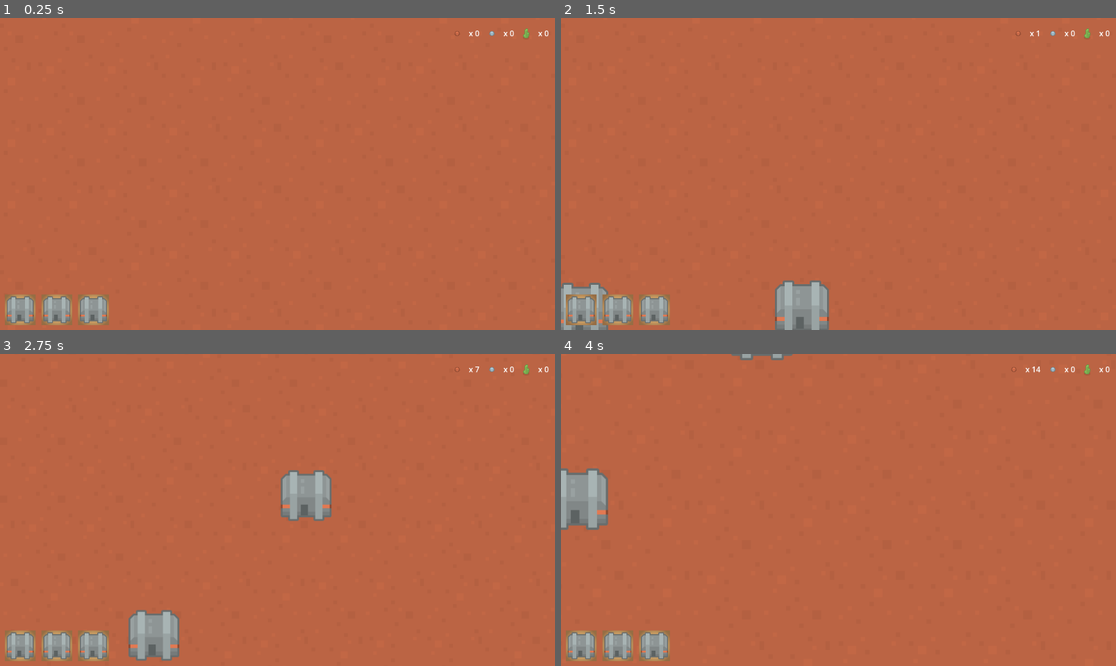
Above: before the commit, frames 1-4 (two rows, left to right).
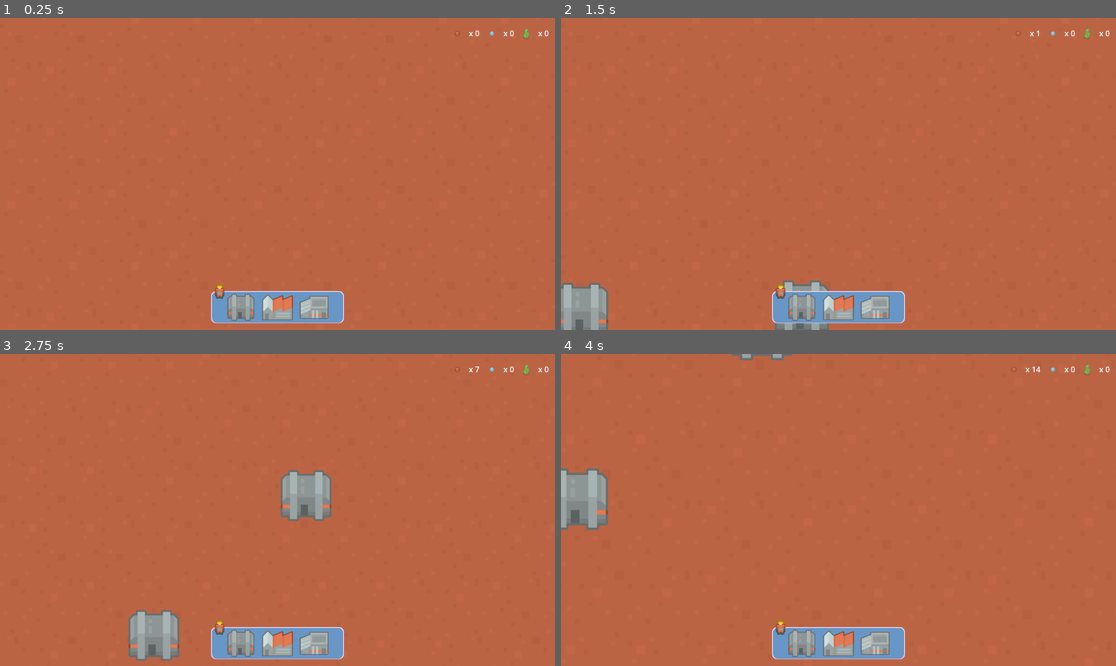
Above: after the commit, the same moments.

Repository: AlekseiRamirov/BuilderDefender2D
Game: Godot game, scene res://BuilderDefender2D/Scenes/main_scene.tscn
Same seed, same stepped clock (60 frames per second), same inputs: the game is played once before the commit and once after it.
Inputs (mouse positions are in pixels of both pictures, inside the frame that each line leads up to):
- Up to frame 1 (0.25 s): no input
- Up to frame 2 (1.5 s): click (583, 311) at 0.52 s; click (799, 308) at 1.27 s
- Up to frame 3 (2.75 s): tap Enter (ui_accept) at 2, 2.27 s; move the mouse to (399, 494) at 2.02 s; hold D (Right) from 2.03 s (still down); tap Mouse wheel down (Wheel Down) at 2.1 s; click (399, 494) at 2.17 s
- Up to frame 4 (4 s): move the mouse to (727, 525) at 2.77 s; release D (Right) at 2.78 s; hold S (Down) 2.78-3.53 s; tap Mouse wheel up (Wheel Up) at 2.85 s; tap Enter (ui_accept) at 3.02 s; move the mouse to (894, 441) at 3.52 s; hold D (Right) from 3.53 s (still down); tap 1 at 3.6 s

The runs differ from the first frame. In frame 1, 4.1% of the frame differs, in the area x 0-62%, y 85-99%; in frame 2, 3.7%; in frame 3, 4.1%; in frame 4, 4.1%.

Commit message:
Added buttons buildings on ui

Diff:
--- a/BuilderDefender2D/Resources/BuildingTypesData/GoldHarvesterBuilding.tres
+++ b/BuilderDefender2D/Resources/BuildingTypesData/GoldHarvesterBuilding.tres
@@ -1,9 +1,10 @@
-[gd_resource type="Resource" script_class="BuildingType" load_steps=6 format=3 uid="uid://erofl655k7m3"]
+[gd_resource type="Resource" script_class="BuildingType" load_steps=7 format=3 uid="uid://erofl655k7m3"]
 
 [ext_resource type="Resource" uid="uid://ctx4vgx7f0g51" path="res://BuilderDefender2D/Resources/ResourcesTypes/GoldData.tres" id="1_umsaf"]
 [ext_resource type="Script" path="res://BuilderDefender2D/Scripts/resources_generator_data.gd" id="2_fxbh6"]
 [ext_resource type="PackedScene" uid="uid://c5owovhtxu1aq" path="res://BuilderDefender2D/Scenes/gold_harvester.tscn" id="3_v37k6"]
 [ext_resource type="Script" path="res://BuilderDefender2D/Scripts/building_type.gd" id="4_hb6gs"]
+[ext_resource type="Texture2D" uid="uid://uq4xi4nstntm" path="res://RTS Sci-fi/PNG/Retina/Structure/scifiStructure_09.png" id="5_c482l"]
 
 [sub_resource type="Resource" id="Resource_iyi1u"]
 script = ExtResource("2_fxbh6")
@@ -18,3 +19,4 @@
 resourceGeneratorData = SubResource("Resource_iyi1u")
 countResources = 0.0
 description = "Genrator Gold Resource"
+sprite_building = ExtResource("5_c482l")
--- a/BuilderDefender2D/Resources/BuildingTypesData/StoneHarvesterBuilding.tres
+++ b/BuilderDefender2D/Resources/BuildingTypesData/StoneHarvesterBuilding.tres
@@ -1,9 +1,10 @@
-[gd_resource type="Resource" script_class="BuildingType" load_steps=6 format=3 uid="uid://c131r4fefk682"]
+[gd_resource type="Resource" script_class="BuildingType" load_steps=7 format=3 uid="uid://c131r4fefk682"]
 
 [ext_resource type="Resource" uid="uid://c6rgamgvydhe2" path="res://BuilderDefender2D/Resources/ResourcesTypes/StoneData.tres" id="1_pjkof"]
 [ext_resource type="Script" path="res://BuilderDefender2D/Scripts/resources_generator_data.gd" id="2_b3y3b"]
 [ext_resource type="PackedScene" uid="uid://cwdcmblr3vetm" path="res://BuilderDefender2D/Scenes/stone_harvester.tscn" id="3_6nexo"]
 [ext_resource type="Script" path="res://BuilderDefender2D/Scripts/building_type.gd" id="4_kk51b"]
+[ext_resource type="Texture2D" uid="uid://hm70tjbp13sp" path="res://RTS Sci-fi/PNG/Retina/Structure/scifiStructure_08.png" id="5_so4aq"]
 
 [sub_resource type="Resource" id="Resource_6bfsi"]
 script = ExtResource("2_b3y3b")
@@ -18,3 +19,4 @@
 resourceGeneratorData = SubResource("Resource_6bfsi")
 countResources = 0.0
 description = "Generator Stone Resource"
+sprite_building = ExtResource("5_so4aq")
--- a/BuilderDefender2D/Resources/BuildingTypesData/WoodHarvesterBuilding.tres
+++ b/BuilderDefender2D/Resources/BuildingTypesData/WoodHarvesterBuilding.tres
@@ -1,9 +1,10 @@
-[gd_resource type="Resource" script_class="BuildingType" load_steps=6 format=3 uid="uid://bwvgysvo72rog"]
+[gd_resource type="Resource" script_class="BuildingType" load_steps=7 format=3 uid="uid://bwvgysvo72rog"]
 
 [ext_resource type="Resource" uid="uid://cou0t48i1nbxj" path="res://BuilderDefender2D/Resources/ResourcesTypes/WoodData.tres" id="1_f2hts"]
 [ext_resource type="Script" path="res://BuilderDefender2D/Scripts/resources_generator_data.gd" id="2_d5qnv"]
 [ext_resource type="PackedScene" uid="uid://5chh21vu7orn" path="res://BuilderDefender2D/Scenes/wood_harvester.tscn" id="3_8o2fx"]
 [ext_resource type="Script" path="res://BuilderDefender2D/Scripts/building_type.gd" id="4_ol6pd"]
+[ext_resource type="Texture2D" uid="uid://htsnnkhieed6" path="res://RTS Sci-fi/PNG/Retina/Structure/scifiStructure_07.png" id="5_o45ej"]
 
 [sub_resource type="Resource" id="Resource_d2v2i"]
 script = ExtResource("2_d5qnv")
@@ -18,3 +19,4 @@
 resourceGeneratorData = SubResource("Resource_d2v2i")
 countResources = 0.0
 description = "Generator Wood Resource"
+sprite_building = ExtResource("5_o45ej")
--- a/BuilderDefender2D/Scenes/hud/ui_building_button.tscn
+++ b/BuilderDefender2D/Scenes/hud/ui_building_button.tscn
@@ -1,10 +1,12 @@
-[gd_scene load_steps=4 format=3 uid="uid://4uwad2uhyh7g"]
+[gd_scene load_steps=5 format=3 uid="uid://be4vng1sr4vxc"]
 
 [ext_resource type="Texture2D" uid="uid://htsnnkhieed6" path="res://RTS Sci-fi/PNG/Retina/Structure/scifiStructure_07.png" id="1_10k80"]
 
+[sub_resource type="StyleBoxEmpty" id="StyleBoxEmpty_m7ix7"]
+
 [sub_resource type="Gradient" id="Gradient_v60j4"]
-offsets = PackedFloat32Array(0.310493, 0.87152)
-colors = PackedColorArray(0.977229, 0.788035, 0.497771, 1, 0.589916, 0.429652, 0.267813, 1)
+offsets = PackedFloat32Array(0.314607, 0.825843)
+colors = PackedColorArray(0.819608, 0.54902, 0.847059, 0, 0.270588, 0.4, 0.984314, 0)
 
 [sub_resource type="GradientTexture2D" id="GradientTexture2D_8b2fj"]
 gradient = SubResource("Gradient_v60j4")
@@ -14,12 +16,14 @@
 [node name="BuildingButton" type="PanelContainer"]
 offset_right = 96.0
 offset_bottom = 96.0
+theme_override_styles/panel = SubResource("StyleBoxEmpty_m7ix7")
 
 [node name="Background" type="TextureRect" parent="."]
 layout_mode = 2
 texture = SubResource("GradientTexture2D_8b2fj")
 
-[node name="ButtonBuilding" type="TextureButton" parent="."]
+[node name="ImgBuilding" type="TextureButton" parent="."]
+unique_name_in_owner = true
 layout_mode = 2
 size_flags_horizontal = 3
 texture_normal = ExtResource("1_10k80")
--- a/BuilderDefender2D/Scenes/hud/ui_hud.tscn
+++ b/BuilderDefender2D/Scenes/hud/ui_hud.tscn
@@ -1,7 +1,8 @@
-[gd_scene load_steps=5 format=3 uid="uid://bbtvnecebn043"]
+[gd_scene load_steps=6 format=3 uid="uid://bbtvnecebn043"]
 
 [ext_resource type="Script" path="res://BuilderDefender2D/Scripts/container_resource_display.gd" id="1_xd165"]
-[ext_resource type="PackedScene" uid="uid://4uwad2uhyh7g" path="res://BuilderDefender2D/Scenes/hud/ui_building_button.tscn" id="3_nrje2"]
+[ext_resource type="Script" path="res://BuilderDefender2D/Scripts/container_building_button.gd" id="2_8amla"]
+[ext_resource type="Texture2D" uid="uid://b3a0o2ixt3u1a" path="res://RTS Sci-fi/PNG/Retina/Unit/scifiUnit_13.png" id="3_u2rtl"]
 
 [sub_resource type="StyleBoxEmpty" id="StyleBoxEmpty_fkdqg"]
 content_margin_left = 12.0
@@ -9,7 +10,20 @@
 content_margin_right = 12.0
 content_margin_bottom = 12.0
 
-[sub_resource type="StyleBoxEmpty" id="StyleBoxEmpty_jt0xg"]
+[sub_resource type="StyleBoxFlat" id="StyleBoxFlat_ftotd"]
+content_margin_left = 30.0
+content_margin_right = 30.0
+bg_color = Color(0.409713, 0.589746, 0.776164, 1)
+border_width_left = 2
+border_width_top = 2
+border_width_right = 2
+border_width_bottom = 1
+border_color = Color(0.927787, 0.875828, 0.976113, 1)
+corner_radius_top_left = 10
+corner_radius_top_right = 10
+corner_radius_bottom_right = 10
+corner_radius_bottom_left = 10
+shadow_color = Color(0, 0, 0, 0.635294)
 
 [node name="HUD" type="Control"]
 layout_mode = 3
@@ -37,26 +51,37 @@
 
 [node name="BottomLeft" type="PanelContainer" parent="."]
 layout_mode = 1
-anchors_preset = 2
+anchors_preset = 7
+anchor_left = 0.5
 anchor_top = 1.0
+anchor_right = 0.5
 anchor_bottom = 1.0
-offset_left = 10.0
-offset_top = -73.655
-offset_right = 226.0
-offset_bottom = -9.65503
+offset_left = -138.0
+offset_top = -80.0
+offset_right = 138.0
+offset_bottom = -14.0
+grow_horizontal = 2
 grow_vertical = 0
 pivot_offset = Vector2(0, 32)
-theme_override_styles/panel = SubResource("StyleBoxEmpty_jt0xg")
+theme_override_styles/panel = SubResource("StyleBoxFlat_ftotd")
 
 [node name="ButtonsBuildingsContainer" type="HBoxContainer" parent="BottomLeft"]
 layout_mode = 2
 theme_override_constants/separation = 12
+script = ExtResource("2_8amla")
 
-[node name="BuildingButton" parent="BottomLeft/ButtonsBuildingsContainer" instance=ExtResource("3_nrje2")]
-layout_mode = 2
-
-[node name="BuildingButton2" parent="BottomLeft/ButtonsBuildingsContainer" instance=ExtResource("3_nrje2")]
-layout_mode = 2
-
-[node name="BuildingButton3" parent="BottomLeft/ButtonsBuildingsContainer" instance=ExtResource("3_nrje2")]
-layout_mode = 2
+[node name="ImgConstruct" type="TextureRect" parent="."]
+layout_mode = 1
+anchors_preset = 7
+anchor_left = 0.5
+anchor_top = 1.0
+anchor_right = 0.5
+anchor_bottom = 1.0
+offset_left = -160.0
+offset_top = -120.0
+offset_right = -80.0
+offset_bottom = -40.0
+grow_horizontal = 2
+grow_vertical = 0
+texture = ExtResource("3_u2rtl")
+expand_mode = 5
--- a/BuilderDefender2D/Scripts/building_type.gd
+++ b/BuilderDefender2D/Scripts/building_type.gd
@@ -5,3 +5,4 @@
 @export var resourceGeneratorData: ResourceGeneratorData
 @export var countResources: float
 @export var description: String
+@export var sprite_building: Texture2D
--- a/BuilderDefender2D/Scripts/container_building_button.gd
+++ b/BuilderDefender2D/Scripts/container_building_button.gd
@@ -1,10 +1,20 @@
 class_name ContainerBuildingButton extends Node
 
-@export var button_building: PackedScene
+@export var button_building: PackedScene = preload("res://BuilderDefender2D/Scenes/hud/ui_building_button.tscn")
+var buildingTypeList: Resource = load("res://BuilderDefender2D/Resources/BuildingTypesData/ListBuildings.tres") as BuildingTypeList
 
 # Called when the node enters the scene tree for the first time.
 func _ready() -> void:
-	pass # Replace with function body.
+	for idx: int in buildingTypeList.list.size():
+		var building_type: BuildingType = buildingTypeList.list[idx] as BuildingType
+		var instance_button: PanelContainer = button_building.instantiate()
+		instance_button.name = "button_%s" % building_type.nameBuilding
+		var child_img: TextureButton = instance_button.get_child(1) as TextureButton
+		if child_img:
+			child_img.texture_normal = building_type.sprite_building
+		else:
+			print("Image sprite can't be not null")
+		add_child(instance_button)
 
 
 # Called every frame. 'delta' is the elapsed time since the previous frame.
